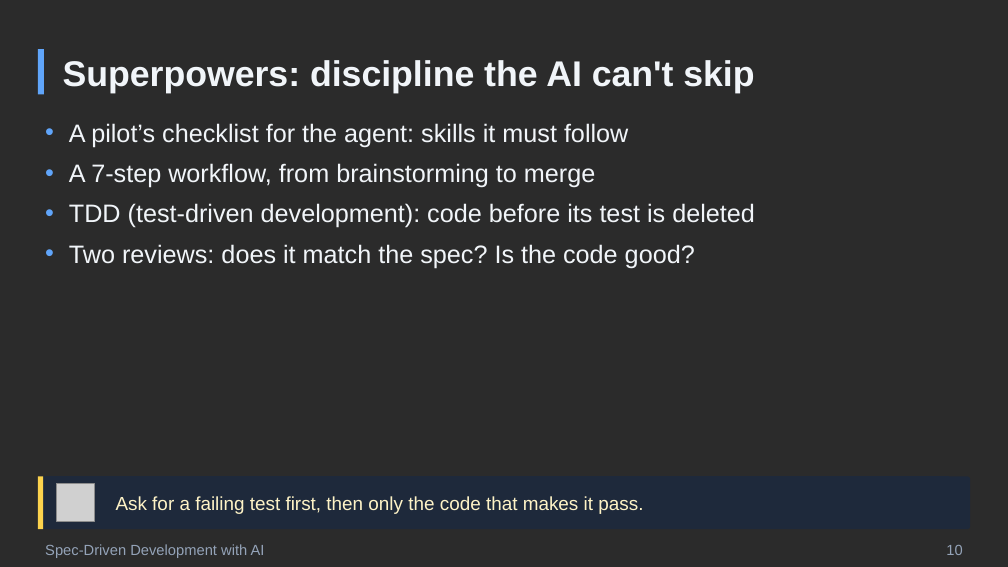
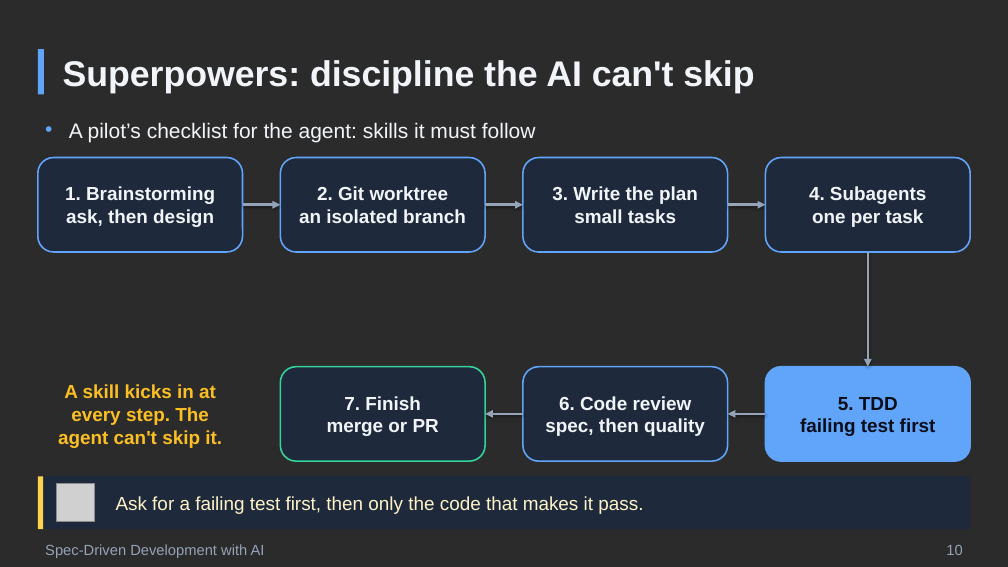
Before and after one commit to ronyronen/speckit-claude-presentation, a slide deck: slide 10 of presentation/speckit-workshop.pptx. Drawn at 1008x567 pixels with LibreOffice and Linux fonts; fonts in the diff are those of the drawing; grey boxes stand for pictures; background and template pictures are left out; a plain dark background stands for a picture behind light text. Boxes give left, top, right and bottom in pixels: in the first picture for what was removed or moved away, otherwise in the second. Text is boxed around its words. In the diff, an @@ line names an element or a change of style, - is before the commit and + after.

```diff
--- a/presentation/speckit-workshop.pptx
+++ b/presentation/speckit-workshop.pptx
@@ text "A pilot’s checklist for the ..." at [69,122,536,142]: size 24 to 20 pt; less space between paragraphs @@
@@ rounded rectangle added at [38,157,243,252], fill #1E293B, outline #60A5FA 1.5 pt, 18 pt, text #F1F5F9, bold @@
+1. Brainstorming
+ask, then design
@@ text at [69,163,755,268]: paragraphs removed @@
-• A 7-step workflow, from brainstorming to merge
-• TDD (test-driven development): code before its test is deleted
-• Two reviews: does it match the spec? Is the code good?
@@ rounded rectangle added at [281,157,485,252], fill #1E293B, outline #60A5FA 1.5 pt, 18 pt, text #F1F5F9, bold @@
+2. Git worktree
+an isolated branch
@@ rounded rectangle added at [523,157,728,252], fill #1E293B, outline #60A5FA 1.5 pt, 18 pt, text #F1F5F9, bold @@
+3. Write the plan
+small tasks
@@ rounded rectangle added at [765,157,970,252], fill #1E293B, outline #60A5FA 1.5 pt, 18 pt, text #F1F5F9, bold @@
+4. Subagents
+one per task
@@ arrow added from (243, 205) to (281, 205), #94A3B8 2.5 pt @@
@@ arrow added from (485, 205) to (523, 205), #94A3B8 2.5 pt @@
@@ arrow added from (727, 205) to (765, 205), #94A3B8 2.5 pt @@
@@ arrow added from (868, 252) to (868, 367), #94A3B8 2.5 pt @@
@@ text added at [58,384,222,448], 18 pt, text #FBBF24, bold @@
+A skill kicks in at every step. The agent can't skip it.
@@ rounded rectangle added at [281,367,485,461], fill #1E293B, outline #34D399 1.5 pt, 18 pt, text #F1F5F9, bold @@
+7. Finish
+merge or PR
@@ rounded rectangle added at [523,367,728,461], fill #1E293B, outline #60A5FA 1.5 pt, 18 pt, text #F1F5F9, bold @@
+6. Code review
+spec, then quality
@@ rounded rectangle added at [765,367,970,461], fill #60A5FA, outline #60A5FA 1.5 pt, 18 pt, text #080D1A, bold @@
+5. TDD
+failing test first
@@ arrow added from (523, 414) to (485, 414), #94A3B8 2.5 pt @@
@@ arrow added from (765, 414) to (727, 414), #94A3B8 2.5 pt @@
```
Also in this commit, not shown: 4 slides added, 3 slides removed, 10 other files.
